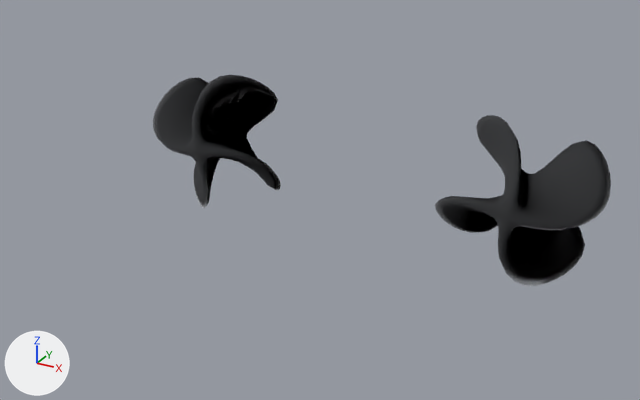
A saved change to the COLLADA model ferry_DH139_speed_test_v3/vehicles/ferry/ferry_bote_props.dae.
Before and after are seen from a 50 mm lens placed at (3.5, 13.31, 1.23), pointed at (0.12, 19.45, -1.84). Arrows for +X, +Y and +Z are at lower left; the lights stay in place. The older version comes first.

Before the edit, the objects in view are built like this:
```python
me_cylinder_002 = bpy.data.meshes.new('Cylinder.002')
me_cylinder_002.from_pydata(...)  # 538 vertices, 1072 faces; spans x -2.35..-0.85, y 20.02..20.77, z -2.65..-1.15
me_cylinder_002.materials.append(mat_dh142_prop)  # light grey #bfc2c7
me_cylinder_003 = bpy.data.meshes.new('Cylinder.003')
me_cylinder_003.from_pydata(...)  # 538 vertices, 1072 faces; spans x 0.85..2.35, y 20.02..20.77, z -2.65..-1.15
me_cylinder_003.materials.append(mat_dh142_prop)  # light grey #bfc2c7
ob_propellerl = bpy.data.objects.new('PropellerL', me_cylinder_002)
ob_propellerl.location = (0.0, 0.0, 0.0)
ob_propellerr = bpy.data.objects.new('PropellerR', me_cylinder_003)
ob_propellerr.location = (0.0, 0.0, 0.0)
```
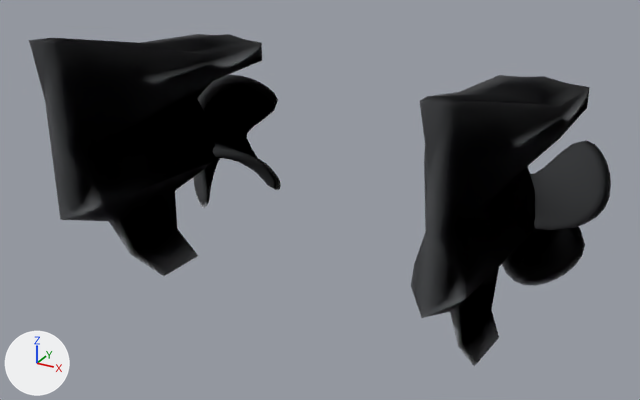
The newer file is also turned or shifted as a whole; pictures and numbers use the older file's frame.

Changed parts and their boxes [x1, y1, x2, y2] in the pictures (640 x 400 px):
'PropMountL', added: after [29, 34, 262, 276]
'PropMountR', added: after [411, 75, 590, 366]

The edits, one by one:
Mesh me_propmountr is new.
It has 60 vertices, 113 faces and spans x 1.23..2.01, y 18.14..20.69, z -3.97..-1.34.
It uses material mat_dh142_prop (light grey #bfc2c7).
Mesh me_propmountl is new.
It has 60 vertices, 113 faces and spans x -2.01..-1.23, y 18.14..20.69, z -3.97..-1.34.
It uses material mat_dh142_prop (light grey #bfc2c7).
Object 'PropMountR' (ob_propmountr) is new; it shows me_propmountr.
Its location is (0.0, 0.0, 0.96).
Object 'PropMountL' (ob_propmountl) is new; it shows me_propmountl.
Its location is (0.0, 0.0, 0.96).
